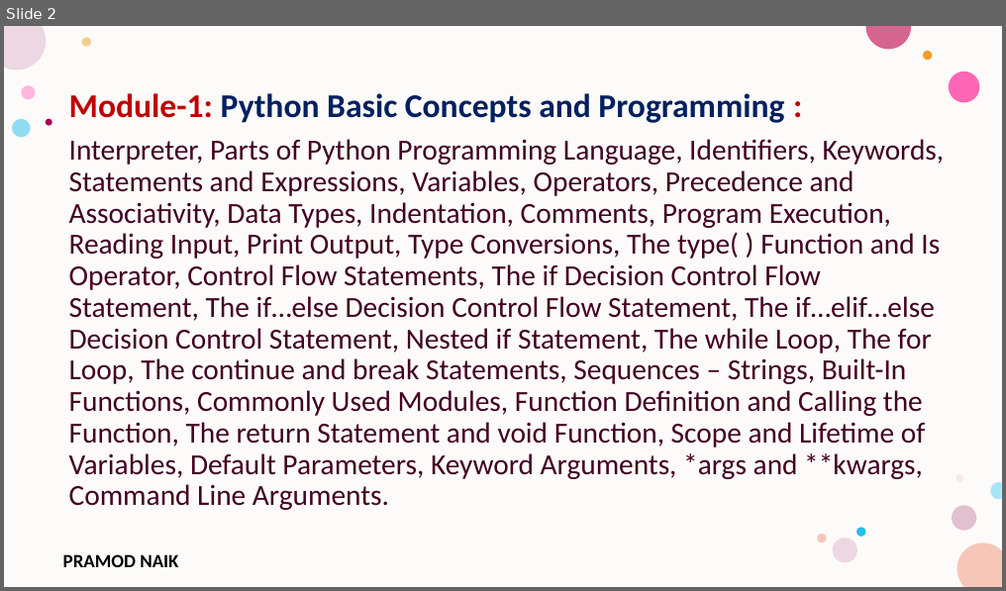
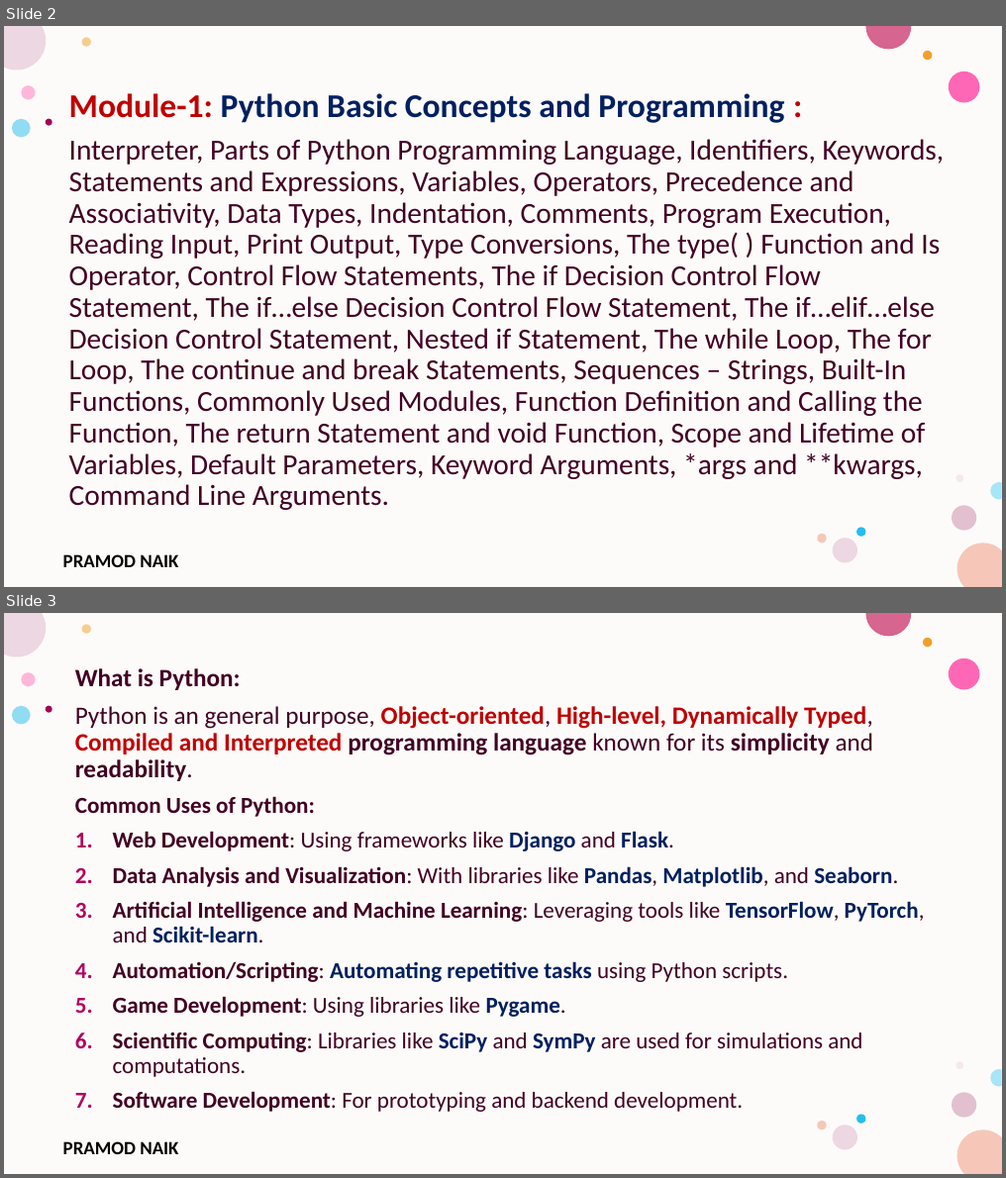
Before and after one commit to PRAMOD-VISHNU-NAIK/MCA-4th-Sem-Python-Shridevi-College, a slide deck: Theory Class-Notes/Module-1 Python Basic Concepts and Programming.pptx. Shown one above the other, each under a label of ours: slide 2 before the commit, slides 2 and 3 after it. The pictures are 1006x591 and 1006x1178 pixels, drawn with LibreOffice and Linux fonts; fonts in the diff are those of the drawing; background and template pictures are left out. Boxes give left, top, right and bottom in pixels: in the first picture for what was removed or moved away, otherwise in the second. Text is boxed around its words. In the diff, an @@ line names an element or a change of style, - is before the commit and + after.

```diff
--- a/Theory Class-Notes/Module-1 Python Basic Concepts and Programming.pptx
+++ b/Theory Class-Notes/Module-1 Python Basic Concepts and Programming.pptx
@@ slide 3 added at <box>4,613,1002,1174</box>, background #FFFFFF; not listed: 17 template elements that a slide beside it also shows @@
@@ text added at <box>75,668,925,1112</box>, 22 pt, text #420023, bold @@
+What is Python:
+Python is an general purpose, Object-oriented, High-level, Dynamically Typed, Compiled and Interpreted programming language known for its simplicity and readability.
+Common Uses of Python:
+1. Web Development: Using frameworks like Django and Flask.
+2. Data Analysis and Visualization: With libraries like Pandas, Matplotlib, and Seaborn.
+3. Artificial Intelligence and Machine Learning: Leveraging tools like TensorFlow, PyTorch, and Scikit-learn.
+4. Automation/Scripting: Automating repetitive tasks using Python scripts.
+5. Game Development: Using libraries like Pygame.
+6. Scientific Computing: Libraries like SciPy and SymPy are used for simulations and computations.
+7. Software Development: For prototyping and backend development.
```
Also in this commit, not shown: 16 other slides added.
